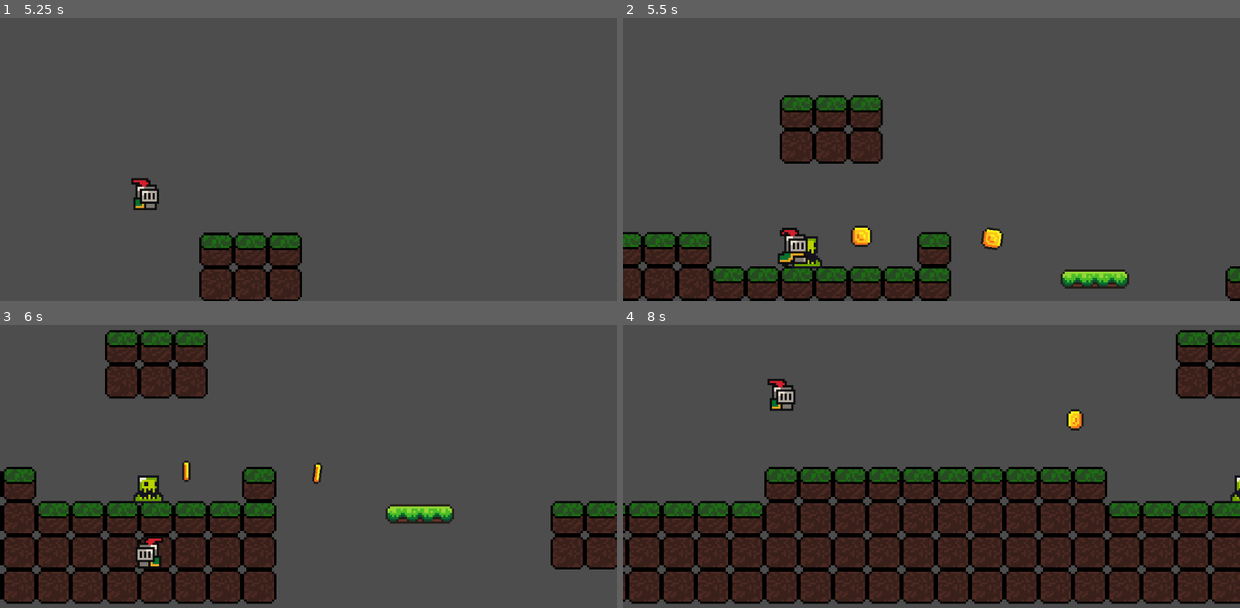
Above: before the commit, frames 1-4 (two rows, left to right).
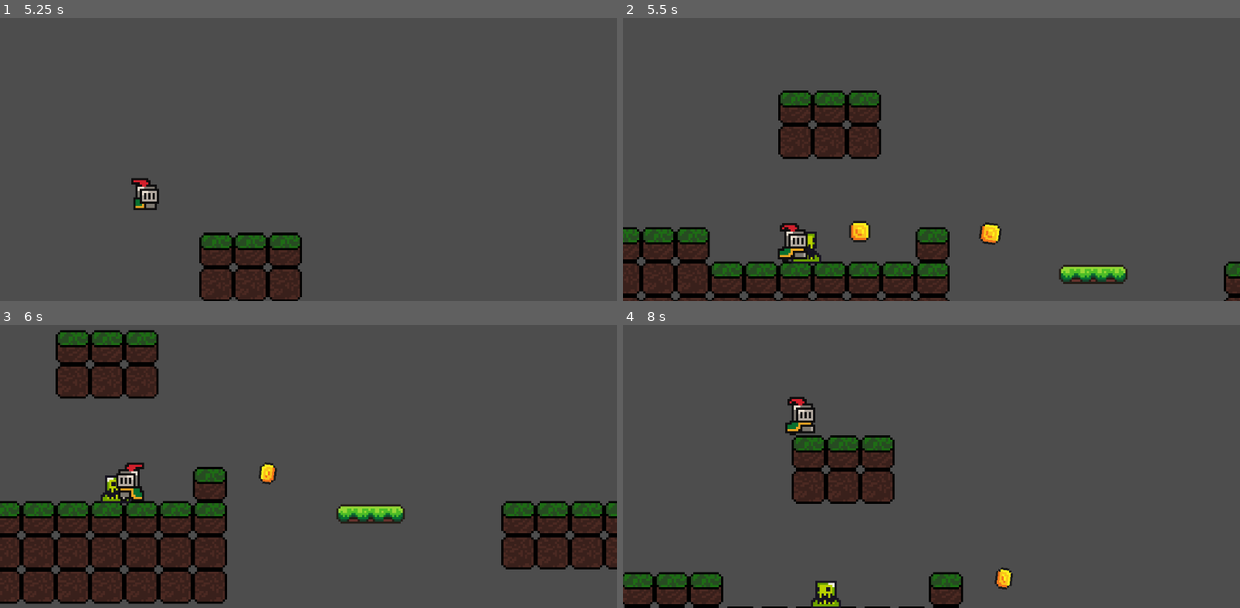
Above: after the commit, the same moments.

Repository: eoBattisti/agnosia
Game: Godot game, scene res://scenes/game.tscn
The game is run twice, just before and just after one commit, with the same random seed, the same clock (stepped at 60 frames per second) and the same inputs.
Inputs:
- Up to frame 1 (5.25 s): hold D (move_right) 0.53-2.03 s; tap Space (jump) at 0.6, 0.77, 1.07, 1.52, 1.55, 1.82, 2.3, 2.85, 3.02, 3.32, 3.77, 3.8, 4.07, 4.52, 4.55, 4.82, 5.1 s; tap K (counter_dash) at 1.35, 3.6 s; hold A (move_left) 2.03-2.78 s; tap J (dash) at 2.1, 4.35 s; hold D (move_right) 2.78-4.28 s; hold A (move_left) 4.28-5.03 s; hold D (move_right) from 5.03 s (still down)
- Up to frame 2 (5.5 s): keep holding D (move_right)
- Up to frame 3 (6 s): release D (move_right) at 5.78 s; hold A (move_left) from 5.78 s (still down); tap K (counter_dash) at 5.85 s
- Up to frame 4 (8 s): tap Space (jump) at 6.02, 6.05, 6.32, 6.77, 6.8, 7.07, 7.35, 7.52, 7.82 s; tap J (dash) at 6.6 s; release A (move_left) at 7.28 s; hold D (move_right) from 7.28 s (still down)

Frame 1 is identical in both runs. In frame 2, 10% of the frame differs, in the area x 0-100%, y 25-100%; in frame 3, 19%; in frame 4, 46%, in the area x 0-100%, y 1-100%.

Commit message:
feat: add player health and handling damage

Diff:
--- /dev/null
+++ b/scenes/hitbox.tscn
@@ -0,0 +1,8 @@
+[gd_scene load_steps=2 format=3 uid="uid://qs2mgqkj5kvg"]
+
+[sub_resource type="GDScript" id="GDScript_tfo50"]
+script/source = "extends Area2D
+"
+
+[node name="Hitbox" type="Area2D"]
+script = SubResource("GDScript_tfo50")
--- a/scenes/player.tscn
+++ b/scenes/player.tscn
@@ -1,8 +1,12 @@
-[gd_scene load_steps=26 format=3 uid="uid://do02vru1yvk4e"]
+[gd_scene load_steps=27 format=3 uid="uid://do02vru1yvk4e"]
 
 [ext_resource type="Texture2D" uid="uid://tlkkoy4820e8" path="res://assets/sprites/knight.png" id="1_5khy0"]
 [ext_resource type="Script" path="res://scripts/player.gd" id="1_gkaw5"]
 
+[sub_resource type="AtlasTexture" id="AtlasTexture_vm4i0"]
+atlas = ExtResource("1_5khy0")
+region = Rect2(64, 192, 32, 32)
+
 [sub_resource type="AtlasTexture" id="AtlasTexture_fxrpv"]
 atlas = ExtResource("1_5khy0")
 region = Rect2(0, 0, 32, 32)
@@ -89,6 +93,14 @@
 
 [sub_resource type="SpriteFrames" id="SpriteFrames_7sspm"]
 animations = [{
+"frames": [{
+"duration": 1.0,
+"texture": SubResource("AtlasTexture_vm4i0")
+}],
+"loop": true,
+"name": &"hurt",
+"speed": 1.0
+}, {
 "frames": [{
 "duration": 1.0,
 "texture": SubResource("AtlasTexture_fxrpv")
@@ -179,9 +191,9 @@
 [node name="AnimatedSprite2D" type="AnimatedSprite2D" parent="."]
 position = Vector2(0, -12)
 sprite_frames = SubResource("SpriteFrames_7sspm")
-animation = &"jump"
+animation = &"hurt"
 autoplay = "idle"
-frame_progress = 0.0469074
+frame_progress = 0.592997
 
 [node name="CollisionShape2D" type="CollisionShape2D" parent="."]
 position = Vector2(0, -5)
--- a/scenes/slime.tscn
+++ b/scenes/slime.tscn
@@ -2,7 +2,7 @@
 
 [ext_resource type="Texture2D" uid="uid://bcusldysg077v" path="res://assets/sprites/slime_green.png" id="1_f6xwo"]
 [ext_resource type="Script" path="res://scripts/slime.gd" id="1_ustuc"]
-[ext_resource type="PackedScene" uid="uid://dql5wf4vm6q2x" path="res://scenes/killzone.tscn" id="2_cflrk"]
+[ext_resource type="PackedScene" uid="uid://qs2mgqkj5kvg" path="res://scenes/hitbox.tscn" id="3_n8ylk"]
 
 [sub_resource type="AtlasTexture" id="AtlasTexture_3tbwn"]
 atlas = ExtResource("1_f6xwo")
@@ -40,8 +40,8 @@
 "speed": 10.0
 }]
 
-[sub_resource type="RectangleShape2D" id="RectangleShape2D_wcjaa"]
-size = Vector2(12, 14)
+[sub_resource type="RectangleShape2D" id="RectangleShape2D_qh4pt"]
+size = Vector2(12, 13)
 
 [node name="Slime" type="Node2D"]
 position = Vector2(0, -12)
@@ -53,12 +53,6 @@
 frame = 3
 frame_progress = 0.629232
 
-[node name="Killzone" parent="." instance=ExtResource("2_cflrk")]
-
-[node name="CollisionShape2D" type="CollisionShape2D" parent="Killzone"]
-position = Vector2(0, 5)
-shape = SubResource("RectangleShape2D_wcjaa")
-
 [node name="RayCastRight" type="RayCast2D" parent="."]
 position = Vector2(0, 5)
 target_position = Vector2(12, 0)
@@ -66,3 +60,12 @@
 [node name="RayCastLeft" type="RayCast2D" parent="."]
 position = Vector2(0, 5)
 target_position = Vector2(-12, 0)
+
+[node name="Hitbox" parent="." instance=ExtResource("3_n8ylk")]
+collision_mask = 2
+
+[node name="CollisionShape2D" type="CollisionShape2D" parent="Hitbox"]
+position = Vector2(0, 5.5)
+shape = SubResource("RectangleShape2D_qh4pt")
+
+[connection signal="body_entered" from="Hitbox" to="." method="_on_hitbox_body_entered"]
--- a/scripts/player.gd
+++ b/scripts/player.gd
@@ -1,5 +1,4 @@
 extends CharacterBody2D
-
 
 const SPEED = 130.0
 const DASH_SPEED = 400.0
@@ -15,14 +14,22 @@
 @onready var jump_timer = $JumpTimer
 @onready var animated_sprite = $AnimatedSprite2D
 
+var max_health = 5
+var hurt = false
+
 var can_dash = true
 var is_dashing = false
 
 var can_jump = true
 var is_jumping = false
 
-var can_wall_slide = true
 var is_wall_sliding = false
+
+func _process(delta):
+
+	if hurt:
+		animated_sprite.play("hurt")
+		hurt = false
 
 func _physics_process(delta):
 
@@ -94,7 +101,7 @@
 
 func handle_wall_slide(delta):
 	if is_on_wall() and !is_on_floor():
-		if (Input.is_action_pressed("move_left") or Input.is_action_pressed("move_right")) and can_wall_slide:
+		if (Input.is_action_pressed("move_left") or Input.is_action_pressed("move_right")):
 			is_wall_sliding = true
 		else:
 			is_wall_sliding = false
@@ -105,6 +112,14 @@
 		velocity.y += (WALL_SLIDE_GRAVITY * delta)
 		velocity.y = min(velocity.y, WALL_SLIDE_GRAVITY)
 
+
+func handle_damage(damage):
+	max_health -= damage
+	hurt = true
+	if max_health <= 0:
+		get_tree().reload_current_scene()
+
+
 func _on_dash_timer_timeout():
 	can_dash = true
 	is_dashing = false
--- a/scripts/slime.gd
+++ b/scripts/slime.gd
@@ -5,6 +5,9 @@
 @onready var ray_cast_right = $RayCastRight
 @onready var ray_cast_left = $RayCastLeft
 @onready var animated_sprite = $AnimatedSprite2D
+
+@export var health: int = 5
+@export var damage: int = 1
 
 var direction = 1
 # Called every frame. 'delta' is the elapsed time since the previous frame.
@@ -17,3 +20,7 @@
 		animated_sprite.flip_h = false
 
 	position.x += direction * SPEED * delta
+
+
+func _on_hitbox_body_entered(body):
+	body.handle_damage(damage)
Not shown, changed: .gitignore
Not shown, removed: scenes/plaBF29.tmp
Not shown, removed: scenes/plaD85D.tmp
Not shown, removed: scenes/plaFD72.tmp
